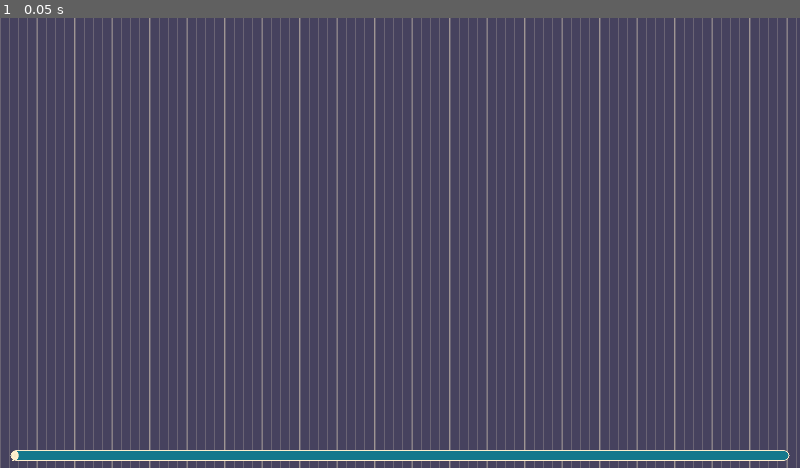
Above: before the commit, frame 1.
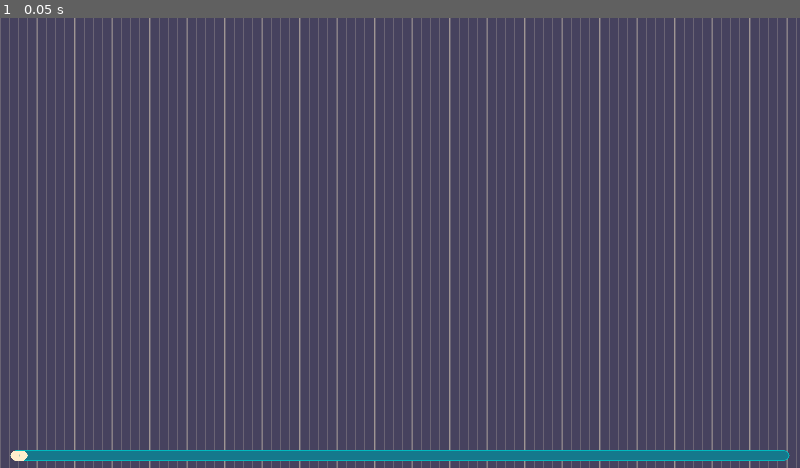
Above: after the commit, the same moment.

Repository: DissonantVoid/Godot-Sort-Visualizer
Game: Godot game, scene res://scenes/objects/visualizers/visualizer_color_bars.tscn
Same seed, same stepped clock (60 frames per second), same inputs: the game is played once before the commit and once after it. This scene is started directly instead of the project's main scene.
Inputs:
- Up to frame 1 (0.05 s): no input

The runs differ from the first frame. In frame 1, 0.5% of the frame differs, in the area x 1-99%, y 96-99%.

Commit message:
improved color bars visualizer
smoother lines, fancy scroll bar, and better readability

Diff:
--- a/scenes/autoloads/utility.gd
+++ b/scenes/autoloads/utility.gd
@@ -57,6 +57,18 @@
 
 	return index_1d
 
+func lerp_color_arr(gradient : Array, weight : float, can_loop : bool) -> Color:
+	var index_decimal : float = weight * (gradient.size()-1)
+	var index : int = int(index_decimal)
+	index_decimal -= floor(index_decimal)
+
+	if can_loop == false && index == gradient.size()-1:
+		return gradient[index]
+
+	var curr_color : Color = gradient[index]
+	var next_color : Color = gradient[(index + 1) % gradient.size()]
+	return lerp(curr_color, next_color, index_decimal)
+
 func await_multiple_signals(objects_n_signals : Array) -> MultiSignalYield:
 	# objects_n_signals: [object1,signal1,object2,signal2 etc...]
 	# this helps with the multi yield issues in godot where you can't await more than 1 signal because
--- a/scenes/game/main.gd
+++ b/scenes/game/main.gd
@@ -157,7 +157,7 @@
 	_interface.set_ui_active(false)
 
 	if step_data["done"]:
-		if _is_stoping_next: _is_stoping_next = false
+		if _is_stoping_next: _is_stoping_next = false # in case we press stop right before the last iteration
 		if _running_mode == RunningMode.continuous:
 			_continous_timer.stop()
 		_visualizer.finish()
--- a/scenes/objects/visualizers/visualizer_color_bars.gd
+++ b/scenes/objects/visualizers/visualizer_color_bars.gd
@@ -3,21 +3,24 @@
 onready var _lines_container : Control = $Lines
 onready var _camera : Camera2D = $Camera2D
 onready var _scroll : HScrollBar = $CanvasLayer/HScrollBar
+onready var _scroll_graber_box : StyleBox = _scroll.get_stylebox("grabber")
+onready var _scroll_graber_hover_box : StyleBox = _scroll.get_stylebox("grabber_highlight")
 
 const _min_height : float = 100.0
-const _max_height : float = 500.0
+const _max_height : float = 520.0
 const _horizontal_gap : float = 45.0
 const _lines_count : int = 20
-const _line_width : float = 6.2
+const _line_width : float = 6.8
+const _line_tween_time : float = 0.11
 
 const _ruler_big_line_width : float = 2.2
 const _ruler_small_line_width : float = 0.6
 const _ruler_small_lines_count : int = 3
 const _ruler_color : Color = Color("32ffeecc")
 
-const _high_color : Color = Color("ff6973")
-const _low_color : Color = Color.black
-
+const _gradient_colors : Array = [Color("ffeecc"), Color("ff6973"), Color.black]
+
+var _active_tweens : Array
 var _lines_order : Array
 var _next_x : float
 # the order in _lines_order is not based on the starting point of the lines, but rather
@@ -29,18 +32,13 @@
 # we start sorting and reset _lines_order to it once we're done
 var _1st_point_lines_order : Array
 
-# TODO: needs some attention to details, for example update_all() moves all lines to the right
-#       position instantly instead of one at a time like update_indexes()
-#       also we should probably tween lines from one point to the next in update_indexes()
-#       line colors need some work too, especially how the first few line almost match in color
-#       the way scrolling works is also pretty stupid
 
 func _ready():
 	_lines_order.resize(_lines_count)
 	var v_gap : float = (_max_height - _min_height) / _lines_count
 	for i in _lines_count:
 		var line : Line2D = Line2D.new()
-		line.default_color = lerp(_high_color, _low_color, float(i) / _lines_count)
+		line.default_color = Utility.lerp_color_arr(_gradient_colors, float(i) / _lines_count, false)
 		line.width = _line_width
 		line.joint_mode = Line2D.LINE_JOINT_ROUND
 		line.begin_cap_mode = Line2D.LINE_CAP_ROUND
@@ -96,6 +94,10 @@
 
 # override
 func reset():
+	for i in range(_active_tweens.size()-1, -1, -1):
+		_active_tweens[i].kill()
+		_active_tweens.remove(i)
+
 	# clear points
 	for line in _lines_order:
 		line.clear_points()
@@ -121,8 +123,9 @@
 
 	_1st_point_lines_order = _lines_order.duplicate()
 
+	_scroll.value = _scroll.max_value
 	_camera.global_position.x = 0
-	_scroll.value = 0
+	_resize_scroll_grabber()
 	update()
 
 # override
@@ -136,7 +139,6 @@
 
 # override
 func update_indexes(action : int, idx1 : int, idx2 : int):
-	# TODO: simplify
 	match action:
 		Sorter.SortAction.switch:
 			var line1 : Line2D = _lines_order[idx1]
@@ -146,80 +148,87 @@
 			var line2_last_p_as_line1_local : Vector2 =\
 				_transform_local_point_from_node_to_node(line2, line2.points[-1], line1)
 
-			# extend both lines to the _next_x
-			line1.add_point(Vector2(
-				_next_x,
-				line2_last_p_as_line1_local.y
-			))
-
-			line2.add_point(Vector2(
-				_next_x,
-				line1_last_p_as_line2_local.y
-			))
-
-			_extend_all_lines(_next_x)
-			_next_x += _horizontal_gap
+			# extend both lines towards each other's position
+			var tween : SceneTreeTween = _make_tweener().set_parallel(true)
+			_add_point_and_tween_it(
+				tween, line1, Vector2(_next_x, line2_last_p_as_line1_local.y)
+			)
+			_add_point_and_tween_it(
+				tween, line2, Vector2(_next_x, line1_last_p_as_line2_local.y)
+			)
+
 			Utility.swap_elements(_lines_order, idx1, idx2)
+			yield(tween, "finished")
 
 		Sorter.SortAction.move:
+			var tween : SceneTreeTween = _make_tweener().set_parallel(true)
 			if idx1 > idx2:
+				# move line at idx1 above line at idx2
+				# and shift lines in between down
 				var idx2_old_pos : Vector2 = _lines_order[idx2].points[-1]
 				for i in range(idx2, idx1):
-
-					_lines_order[i].add_point(Vector2(
+					var other_line : Line2D = _lines_order[i+1]
+					_add_point_and_tween_it(tween, _lines_order[i], Vector2(
+							_next_x,
+							_transform_local_point_from_node_to_node(
+								other_line, other_line.points[-1], _lines_order[i]
+							).y
+					))
+				_add_point_and_tween_it(tween, _lines_order[idx1], Vector2(
 						_next_x,
 						_transform_local_point_from_node_to_node(
-							_lines_order[i+1], _lines_order[i+1].points[-1], _lines_order[i]
+							_lines_order[idx2], idx2_old_pos, _lines_order[idx1]
 						).y
-					))
-
-				_lines_order[idx1].add_point(Vector2(
-					_next_x,
-					_transform_local_point_from_node_to_node(
-						_lines_order[idx2], idx2_old_pos, _lines_order[idx1]
-					).y
 				))
 
 			elif idx1 < idx2:
+				# move line at idx1 above line at idx2
+				# and shift lines in between up
 				var idx2_old_pos : Vector2 = _lines_order[idx2-1].points[-1]
 				for i in range(idx2-1, idx1, -1):
-
-					_lines_order[i].add_point(Vector2(
+					var other_line : Line2D = _lines_order[i-1]
+					_add_point_and_tween_it(tween, _lines_order[i], Vector2(
+							_next_x,
+							_transform_local_point_from_node_to_node(
+								other_line, other_line.points[-1], _lines_order[i]
+							).y
+					))
+				_add_point_and_tween_it(tween, _lines_order[idx1], Vector2(
 						_next_x,
 						_transform_local_point_from_node_to_node(
-							_lines_order[i-1], _lines_order[i-1].points[-1], _lines_order[i]
+							_lines_order[idx2-1], idx2_old_pos, _lines_order[idx1]
 						).y
-					))
-
-				_lines_order[idx1].add_point(Vector2(
-					_next_x,
-					_transform_local_point_from_node_to_node(
-						_lines_order[idx2-1], idx2_old_pos, _lines_order[idx1]
-					).y
 				))
 
+			yield(tween, "finished")
 			Utility.move_element(_lines_order, idx1, idx2)
-			_extend_all_lines(_next_x)
-			_next_x += _horizontal_gap
-
+
+	_extend_all_lines(_next_x)
+	_next_x += _horizontal_gap
+	_resize_scroll_grabber()
 	emit_signal("updated_indexes")
 
 # override
 func update_all(new_indexes : Array):
-	var new_Ys : Array # each entry represents the x of a a to-be-added point to _lines_order[i]
+	var new_Ys : Array # each entry represents the y of a to-be-added point to _lines_order[i]
 	new_Ys.resize(new_indexes.size())
 	for i in new_indexes.size():
 		var line : Line2D = _lines_order[i]
 		new_Ys[i] = line.global_position.y + line.points[-1].y
 
+	# extend lines 4 times more than usual so it's not all cluttered in one small space
+	_next_x += (_horizontal_gap * 4)
+
+	var tween : SceneTreeTween = _make_tweener().set_parallel(true)
 	for i in new_indexes.size():
 		var line : Line2D = _lines_order[new_indexes[i]]
-		line.add_point(Vector2(
-			_next_x,
-			new_Ys[i] - line.global_position.y
-		))
+		_add_point_and_tween_it(
+			tween, line, Vector2(_next_x, new_Ys[i] - line.global_position.y)
+		)
+	yield(tween, "finished")
 
 	_next_x += _horizontal_gap
+	_resize_scroll_grabber()
 	emit_signal("updated_all")
 
 # override
@@ -229,11 +238,10 @@
 # override
 func finish():
 	# extend one last time
-	for line in _lines_order:
-		var last_point : Vector2 = line.points[-1]
-		line.add_point(last_point + Vector2(_horizontal_gap, 0))
-
+	_extend_all_lines(_next_x)
 	_next_x += _horizontal_gap
+
+	_resize_scroll_grabber()
 	emit_signal("finished")
 
 func _transform_local_point_from_node_to_node(node1 : Node2D, point : Vector2, node2 : Node2D):
@@ -242,16 +250,58 @@
 	return node1.global_position + point - node2.global_position
 
 func _extend_all_lines(extend_to : float):
+	var tween : SceneTreeTween = _make_tweener().set_parallel(true)
 	for line in _lines_order:
 		var last_point : Vector2 = line.points[-1]
 		if last_point.x < extend_to:
-			line.add_point(Vector2(extend_to, last_point.y))
+			_add_point_and_tween_it(tween, line, Vector2(extend_to, last_point.y))
+
+	yield(tween, "finished")
+
+func _make_tweener() -> SceneTreeTween:
+	# remove inactive tweens
+	for i in range(_active_tweens.size()-1, -1, -1):
+		if _active_tweens[i].is_valid() == false:
+			_active_tweens.remove(i)
+
+	var tween : SceneTreeTween = get_tree().create_tween()
+	_active_tweens.append(tween)
+	return tween
+
+func _add_point_and_tween_it(tween : SceneTreeTween, line : Line2D, point : Vector2):
+	var prev_point : Vector2 = line.points[-1]
+	line.add_point(prev_point)
+	tween.tween_method(self, "_line_point_tween_callback", prev_point, point, _line_tween_time, [line])
+
+func _line_point_tween_callback(position : Vector2, line : Line2D):
+	line.points[-1] = position
 
 func _on_scroll():
 	if _next_x > Utility.viewport_size.x:
 		_camera.global_position.x = lerp(0, _next_x - Utility.viewport_size.x, _scroll.value)
 		update()
 
-	# TODO: make scroll bar width dynamic, like in ScrollContainer
-	# TODO: we should probably scroll along lines as they're expanding
-	#       i.e always keep last point inside view
+func _resize_scroll_grabber():
+	# if the scroll bar was scrolled to the end, move along new lines
+	# this is similar to a Twitch chat for example, everytime a new chat appears
+	# the bar will auto-scroll to follow it as long as it was previously scrolled
+	# all the way down
+	var auto_scroll_to_end : bool = (_scroll.value == _scroll.max_value)
+
+	# resize grabber
+	var new_width : float
+	var ratio : float = _next_x / Utility.viewport_size.x
+	if ratio <= 1:
+		new_width = _scroll.rect_size.x
+	else:
+		new_width = range_lerp(
+			Utility.viewport_size.x, 0, _next_x, 0, _scroll.rect_size.x
+		)
+
+	_scroll_graber_box.border_width_left = new_width / 2
+	_scroll_graber_box.border_width_right = new_width / 2
+	_scroll_graber_hover_box.border_width_left = new_width / 2
+	_scroll_graber_hover_box.border_width_right = new_width / 2
+
+	if auto_scroll_to_end:
+		_on_scroll()
--- a/scenes/objects/visualizers/visualizer_color_bars.tscn
+++ b/scenes/objects/visualizers/visualizer_color_bars.tscn
@@ -1,13 +1,22 @@
-[gd_scene load_steps=5 format=2]
+[gd_scene load_steps=6 format=2]
 
 [ext_resource path="res://scenes/objects/visualizers/visualizer.tscn" type="PackedScene" id=1]
 [ext_resource path="res://scenes/objects/visualizers/visualizer_color_bars.gd" type="Script" id=2]
 
+[sub_resource type="StyleBoxFlat" id=3]
+draw_center = false
+border_width_left = 10
+border_width_right = 10
+border_color = Color( 1, 0.411765, 0.45098, 1 )
+corner_radius_top_left = 6
+corner_radius_top_right = 6
+corner_radius_bottom_right = 6
+corner_radius_bottom_left = 6
+
 [sub_resource type="StyleBoxFlat" id=1]
-bg_color = Color( 1, 1, 1, 1 )
 draw_center = false
-border_width_left = 4
-border_width_right = 4
+border_width_left = 10
+border_width_right = 10
 border_color = Color( 1, 0.933333, 0.8, 1 )
 corner_radius_top_left = 6
 corner_radius_top_right = 6
@@ -16,11 +25,10 @@
 
 [sub_resource type="StyleBoxFlat" id=2]
 bg_color = Color( 0.0823529, 0.470588, 0.54902, 1 )
-border_width_left = 1
 border_width_top = 1
 border_width_right = 1
 border_width_bottom = 1
-border_color = Color( 1, 0.933333, 0.8, 1 )
+border_color = Color( 0, 0.72549, 0.745098, 1 )
 corner_radius_top_left = 6
 corner_radius_top_right = 6
 corner_radius_bottom_right = 6
@@ -54,10 +62,10 @@
 margin_top = -21.0
 margin_right = -13.0
 margin_bottom = -9.0
-custom_styles/grabber_highlight = SubResource( 1 )
+custom_styles/grabber_highlight = SubResource( 3 )
 custom_styles/grabber = SubResource( 1 )
 custom_styles/scroll = SubResource( 2 )
-custom_styles/grabber_pressed = SubResource( 1 )
+custom_styles/grabber_pressed = SubResource( 3 )
 max_value = 1.0
 
 [connection signal="scrolling" from="CanvasLayer/HScrollBar" to="." method="_on_scroll"]
--- a/scenes/objects/visualizers/visualizer_singing_lazers.gd
+++ b/scenes/objects/visualizers/visualizer_singing_lazers.gd
@@ -41,10 +41,7 @@
 			# find the right color based on maping i from (int)[0,_working_lazers_count] to (float)[0,_rainbow_colors.size()-1]
 			# and using its floored number as index, and its decimal as lerp value
 			var normalized_i : float = float(i) / _working_lazers_count
-			var factor : float = normalized_i * (_gradient_colors.size()-1)
-			var curr_color : Color = _gradient_colors[factor]
-			var next_color : Color = _gradient_colors[(int(factor) + 1) % _gradient_colors.size()]
-			var color : Color = lerp(curr_color, next_color, factor - floor(factor))
+			var color : Color = Utility.lerp_color_arr(_gradient_colors, normalized_i, true)
 
 			lazer_instance.setup(false, color, i)
 
